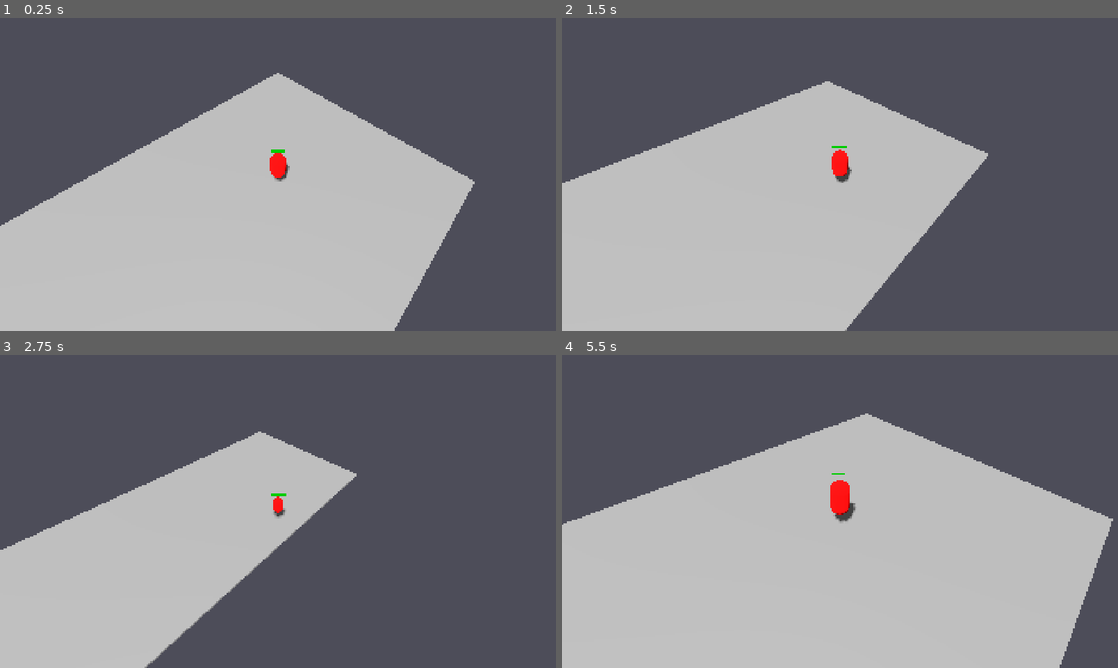
Above: before the commit, frames 1-4 (two rows, left to right).
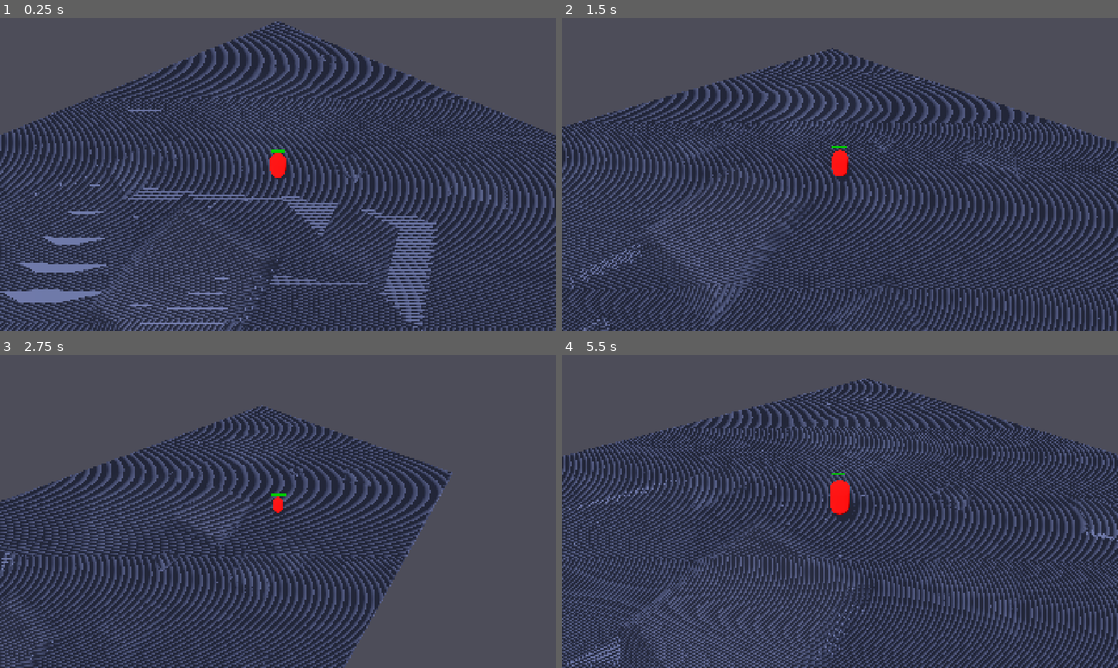
Above: after the commit, the same moments.

Repository: com-terminal-realms/tr-dungeons
Game: Godot game, scene res://scenes/main.tscn
Same seed, same stepped clock (60 frames per second), same inputs: the game is played once before the commit and once after it.
Inputs (mouse positions are in pixels of both pictures, inside the frame that each line leads up to):
- Up to frame 1 (0.25 s): no input
- Up to frame 2 (1.5 s): move the mouse to (962, 158) at 0.52 s; hold D (move_right) 0.53-1.28 s; click (962, 158) at 0.6 s; move the mouse to (728, 190) at 1.27 s; hold S (move_back) from 1.28 s (still down); tap Mouse wheel up (zoom_in) at 1.35 s
- Up to frame 3 (2.75 s): move the mouse to (333, 442) at 2.02 s; release S (move_back) at 2.03 s; hold D (move_right) from 2.03 s (still down); hold Mouse wheel down (zoom_out) from 2.03 s (still down)
- Up to frame 4 (5.5 s): move the mouse to (812, 574) at 2.77 s; release D (move_right) at 2.78 s; release Mouse wheel down (zoom_out) at 2.78 s; hold W (move_forward) 2.78-3.53 s; click (812, 574) at 2.85 s; move the mouse to (1006, 558) at 3.52 s; hold Mouse wheel up (zoom_in) 3.53-4.28 s; hold A (move_left) 3.53-5.03 s; move the mouse to (673, 464) at 4.27 s; tap Mouse wheel down (zoom_out) at 4.35 s; move the mouse to (867, 511) at 5.02 s; hold S (move_back) from 5.03 s (still down); click (867, 511) at 5.1 s

The runs differ from the first frame. In frame 1, 74% of the frame differs, in the area x 0-100%, y 1-100%; in frame 2, 70%; in frame 3, 46%; in frame 4, 76%, in the area x 0-100%, y 7-100%.

Commit message:
Add Kenney dungeon floor tiles to POC scene
- Use template-floor-detail.glb for all 5 rooms
- Scale floor tiles 10x to cover 20x20 room areas
- Hide grey collision box meshes (keep collision shapes)
- Position dungeon floors at y=0 for proper visibility
- Create dungeon_showcase.tscn for asset preview

Diff:
--- a/apps/game-client/scenes/main.tscn
+++ b/apps/game-client/scenes/main.tscn
@@ -5,7 +5,7 @@
 [ext_resource type="PackedScene" uid="uid://enemy_base_scene_001" path="res://scenes/enemies/enemy_base.tscn" id="2"]
 [ext_resource type="Script" path="res://scripts/camera/isometric_camera.gd" id="3"]
 [ext_resource type="Script" path="res://scripts/utils/performance_monitor.gd" id="4"]
-[ext_resource type="PackedScene" path="res://assets/models/kenney-dungeon/template-floor.glb" id="5"]
+[ext_resource type="PackedScene" path="res://assets/models/kenney-dungeon/template-floor-detail.glb" id="5"]
 
 [sub_resource type="BoxMesh" id="BoxMesh_floor"]
 size = Vector3(20, 0.2, 20)
@@ -33,13 +33,14 @@
 [node name="Floor" type="StaticBody3D" parent="NavigationRegion3D/Room1"]
 
 [node name="MeshInstance3D" type="MeshInstance3D" parent="NavigationRegion3D/Room1/Floor"]
+visible = false
 mesh = SubResource("BoxMesh_floor")
 
 [node name="CollisionShape3D" type="CollisionShape3D" parent="NavigationRegion3D/Room1/Floor"]
 shape = SubResource("BoxShape_floor")
 
 [node name="DungeonFloor" parent="NavigationRegion3D/Room1" instance=ExtResource("5")]
-transform = Transform3D(1, 0, 0, 0, 1, 0, 0, 0, 1, 0, -0.1, 0)
+transform = Transform3D(10, 0, 0, 0, 1, 0, 0, 0, 10, 0, 0, 0)
 
 [node name="Room2" type="Node3D" parent="NavigationRegion3D"]
 transform = Transform3D(1, 0, 0, 0, 1, 0, 0, 0, 1, 0, 0, 20)
@@ -47,13 +48,14 @@
 [node name="Floor" type="StaticBody3D" parent="NavigationRegion3D/Room2"]
 
 [node name="MeshInstance3D" type="MeshInstance3D" parent="NavigationRegion3D/Room2/Floor"]
+visible = false
 mesh = SubResource("BoxMesh_floor")
 
 [node name="CollisionShape3D" type="CollisionShape3D" parent="NavigationRegion3D/Room2/Floor"]
 shape = SubResource("BoxShape_floor")
 
 [node name="DungeonFloor" parent="NavigationRegion3D/Room2" instance=ExtResource("5")]
-transform = Transform3D(1, 0, 0, 0, 1, 0, 0, 0, 1, 0, -0.1, 0)
+transform = Transform3D(10, 0, 0, 0, 1, 0, 0, 0, 10, 0, 0, 0)
 
 [node name="Room3" type="Node3D" parent="NavigationRegion3D"]
 transform = Transform3D(1, 0, 0, 0, 1, 0, 0, 0, 1, 0, 0, 40)
@@ -61,13 +63,14 @@
 [node name="Floor" type="StaticBody3D" parent="NavigationRegion3D/Room3"]
 
 [node name="MeshInstance3D" type="MeshInstance3D" parent="NavigationRegion3D/Room3/Floor"]
+visible = false
 mesh = SubResource("BoxMesh_floor")
 
 [node name="CollisionShape3D" type="CollisionShape3D" parent="NavigationRegion3D/Room3/Floor"]
 shape = SubResource("BoxShape_floor")
 
 [node name="DungeonFloor" parent="NavigationRegion3D/Room3" instance=ExtResource("5")]
-transform = Transform3D(1, 0, 0, 0, 1, 0, 0, 0, 1, 0, -0.1, 0)
+transform = Transform3D(10, 0, 0, 0, 1, 0, 0, 0, 10, 0, 0, 0)
 
 [node name="Enemy1" parent="NavigationRegion3D/Room3" instance=ExtResource("2")]
 transform = Transform3D(1, 0, 0, 0, 1, 0, 0, 0, 1, 0, 1, 0)
@@ -78,13 +81,14 @@
 [node name="Floor" type="StaticBody3D" parent="NavigationRegion3D/Room4"]
 
 [node name="MeshInstance3D" type="MeshInstance3D" parent="NavigationRegion3D/Room4/Floor"]
+visible = false
 mesh = SubResource("BoxMesh_floor")
 
 [node name="CollisionShape3D" type="CollisionShape3D" parent="NavigationRegion3D/Room4/Floor"]
 shape = SubResource("BoxShape_floor")
 
 [node name="DungeonFloor" parent="NavigationRegion3D/Room4" instance=ExtResource("5")]
-transform = Transform3D(1, 0, 0, 0, 1, 0, 0, 0, 1, 0, -0.1, 0)
+transform = Transform3D(10, 0, 0, 0, 1, 0, 0, 0, 10, 0, 0, 0)
 
 [node name="Enemy1" parent="NavigationRegion3D/Room4" instance=ExtResource("2")]
 transform = Transform3D(1, 0, 0, 0, 1, 0, 0, 0, 1, -5, 1, 0)
@@ -98,13 +102,14 @@
 [node name="Floor" type="StaticBody3D" parent="NavigationRegion3D/Room5"]
 
 [node name="MeshInstance3D" type="MeshInstance3D" parent="NavigationRegion3D/Room5/Floor"]
+visible = false
 mesh = SubResource("BoxMesh_floor")
 
 [node name="CollisionShape3D" type="CollisionShape3D" parent="NavigationRegion3D/Room5/Floor"]
 shape = SubResource("BoxShape_floor")
 
 [node name="DungeonFloor" parent="NavigationRegion3D/Room5" instance=ExtResource("5")]
-transform = Transform3D(1, 0, 0, 0, 1, 0, 0, 0, 1, 0, -0.1, 0)
+transform = Transform3D(10, 0, 0, 0, 1, 0, 0, 0, 10, 0, 0, 0)
 
 [node name="Boss" parent="NavigationRegion3D/Room5" instance=ExtResource("2")]
 transform = Transform3D(2, 0, 0, 0, 2, 0, 0, 0, 2, 0, 2, 0)
--- /dev/null
+++ b/apps/game-client/scenes/rooms/dungeon_showcase.tscn
@@ -0,0 +1,101 @@
+[gd_scene load_steps=11 format=3 uid="uid://showcase123"]
+
+[ext_resource type="PackedScene" uid="uid://bxqxqxqxqxqxq" path="res://assets/models/kenney-dungeon/template-floor.glb" id="1_floor"]
+[ext_resource type="PackedScene" uid="uid://cxqxqxqxqxqxq" path="res://assets/models/kenney-dungeon/template-floor-big.glb" id="2_floor_big"]
+[ext_resource type="PackedScene" uid="uid://dxqxqxqxqxqxq" path="res://assets/models/kenney-dungeon/template-floor-layer.glb" id="3_floor_layer"]
+[ext_resource type="PackedScene" uid="uid://exqxqxqxqxqxq" path="res://assets/models/kenney-dungeon/template-floor-detail.glb" id="4_floor_detail"]
+[ext_resource type="PackedScene" uid="uid://fxqxqxqxqxqxq" path="res://assets/models/kenney-dungeon/room-small.glb" id="5_room_small"]
+[ext_resource type="PackedScene" uid="uid://gxqxqxqxqxqxq" path="res://assets/models/kenney-dungeon/room-wide.glb" id="6_room_wide"]
+[ext_resource type="PackedScene" uid="uid://hxqxqxqxqxqxq" path="res://assets/models/kenney-dungeon/template-wall.glb" id="7_wall"]
+[ext_resource type="PackedScene" uid="uid://ixqxqxqxqxqxq" path="res://assets/models/kenney-dungeon/template-corner.glb" id="8_corner"]
+[ext_resource type="PackedScene" uid="uid://jxqxqxqxqxqxq" path="res://assets/models/kenney-dungeon/template-detail.glb" id="9_detail"]
+
+[sub_resource type="Environment" id="Environment_1"]
+background_mode = 1
+background_color = Color(0.2, 0.2, 0.25, 1)
+ambient_light_source = 2
+ambient_light_color = Color(0.5, 0.5, 0.5, 1)
+
+[node name="DungeonShowcase" type="Node3D"]
+
+[node name="WorldEnvironment" type="WorldEnvironment" parent="."]
+environment = SubResource("Environment_1")
+
+[node name="DirectionalLight3D" type="DirectionalLight3D" parent="."]
+transform = Transform3D(0.866025, -0.433013, 0.25, 0, 0.5, 0.866025, -0.5, -0.75, 0.433013, 0, 10, 0)
+shadow_enabled = true
+
+[node name="Camera3D" type="Camera3D" parent="."]
+transform = Transform3D(1, 0, 0, 0, 0.707107, 0.707107, 0, -0.707107, 0.707107, 0, 15, 15)
+
+[node name="Label3D" type="Label3D" parent="."]
+transform = Transform3D(1, 0, 0, 0, 1, 0, 0, 0, 1, -5, 2, 0)
+text = "template-floor.glb"
+font_size = 32
+
+[node name="TemplateFloor" parent="." instance=ExtResource("1_floor")]
+transform = Transform3D(1, 0, 0, 0, 1, 0, 0, 0, 1, -5, 0, 0)
+
+[node name="Label3D2" type="Label3D" parent="."]
+transform = Transform3D(1, 0, 0, 0, 1, 0, 0, 0, 1, 0, 2, 0)
+text = "template-floor-big.glb"
+font_size = 32
+
+[node name="TemplateFloorBig" parent="." instance=ExtResource("2_floor_big")]
+transform = Transform3D(1, 0, 0, 0, 1, 0, 0, 0, 1, 0, 0, 0)
+
+[node name="Label3D3" type="Label3D" parent="."]
+transform = Transform3D(1, 0, 0, 0, 1, 0, 0, 0, 1, 5, 2, 0)
+text = "template-floor-layer.glb"
+font_size = 32
+
+[node name="TemplateFloorLayer" parent="." instance=ExtResource("3_floor_layer")]
+transform = Transform3D(1, 0, 0, 0, 1, 0, 0, 0, 1, 5, 0, 0)
+
+[node name="Label3D4" type="Label3D" parent="."]
+transform = Transform3D(1, 0, 0, 0, 1, 0, 0, 0, 1, 10, 2, 0)
+text = "template-floor-detail.glb"
+font_size = 32
+
+[node name="TemplateFloorDetail" parent="." instance=ExtResource("4_floor_detail")]
+transform = Transform3D(1, 0, 0, 0, 1, 0, 0, 0, 1, 10, 0, 0)
+
+[node name="Label3D5" type="Label3D" parent="."]
+transform = Transform3D(1, 0, 0, 0, 1, 0, 0, 0, 1, -5, 2, 5)
+text = "room-small.glb"
+font_size = 32
+
+[node name="RoomSmall" parent="." instance=ExtResource("5_room_small")]
+transform = Transform3D(1, 0, 0, 0, 1, 0, 0, 0, 1, -5, 0, 5)
+
+[node name="Label3D6" type="Label3D" parent="."]
+transform = Transform3D(1, 0, 0, 0, 1, 0, 0, 0, 1, 0, 2, 5)
+text = "room-wide.glb"
+font_size = 32
+
+[node name="RoomWide" parent="." instance=ExtResource("6_room_wide")]
+transform = Transform3D(1, 0, 0, 0, 1, 0, 0, 0, 1, 0, 0, 5)
+
+[node name="Label3D7" type="Label3D" parent="."]
+transform = Transform3D(1, 0, 0, 0, 1, 0, 0, 0, 1, 5, 2, 5)
+text = "template-wall.glb"
+font_size = 32
+
+[node name="TemplateWall" parent="." instance=ExtResource("7_wall")]
+transform = Transform3D(1, 0, 0, 0, 1, 0, 0, 0, 1, 5, 0, 5)
+
+[node name="Label3D8" type="Label3D" parent="."]
+transform = Transform3D(1, 0, 0, 0, 1, 0, 0, 0, 1, 10, 2, 5)
+text = "template-corner.glb"
+font_size = 32
+
+[node name="TemplateCorner" parent="." instance=ExtResource("8_corner")]
+transform = Transform3D(1, 0, 0, 0, 1, 0, 0, 0, 1, 10, 0, 5)
+
+[node name="Label3D9" type="Label3D" parent="."]
+transform = Transform3D(1, 0, 0, 0, 1, 0, 0, 0, 1, -5, 2, 10)
+text = "template-detail.glb"
+font_size = 32
+
+[node name="TemplateDetail" parent="." instance=ExtResource("9_detail")]
+transform = Transform3D(1, 0, 0, 0, 1, 0, 0, 0, 1, -5, 0, 10)
